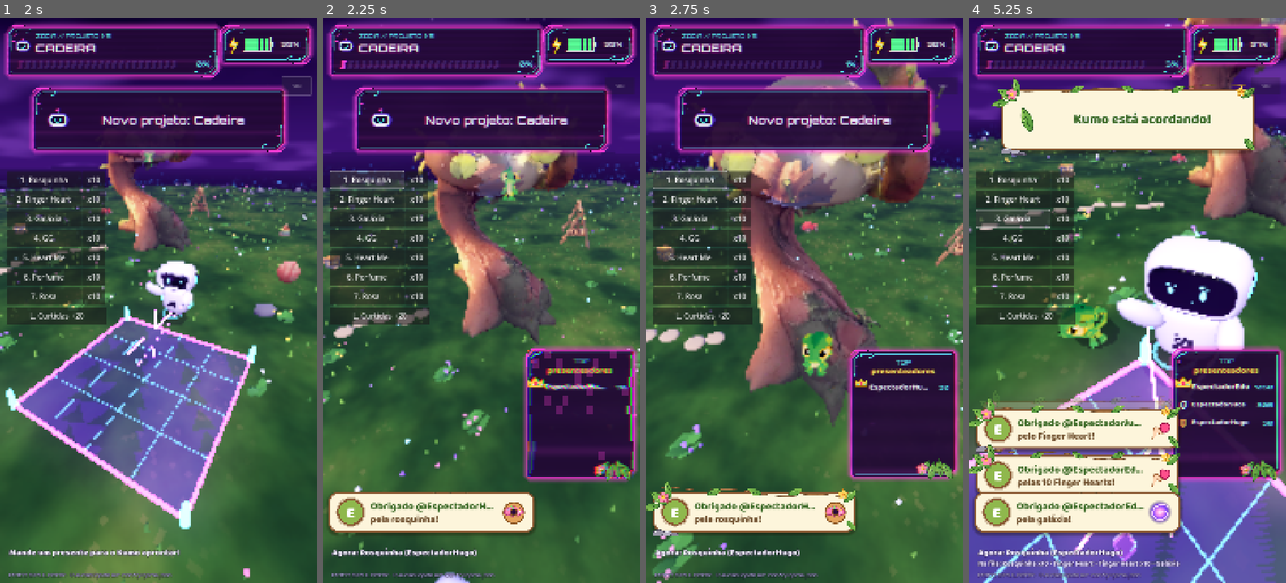
Above: before the commit, frames 1-4 (left to right).
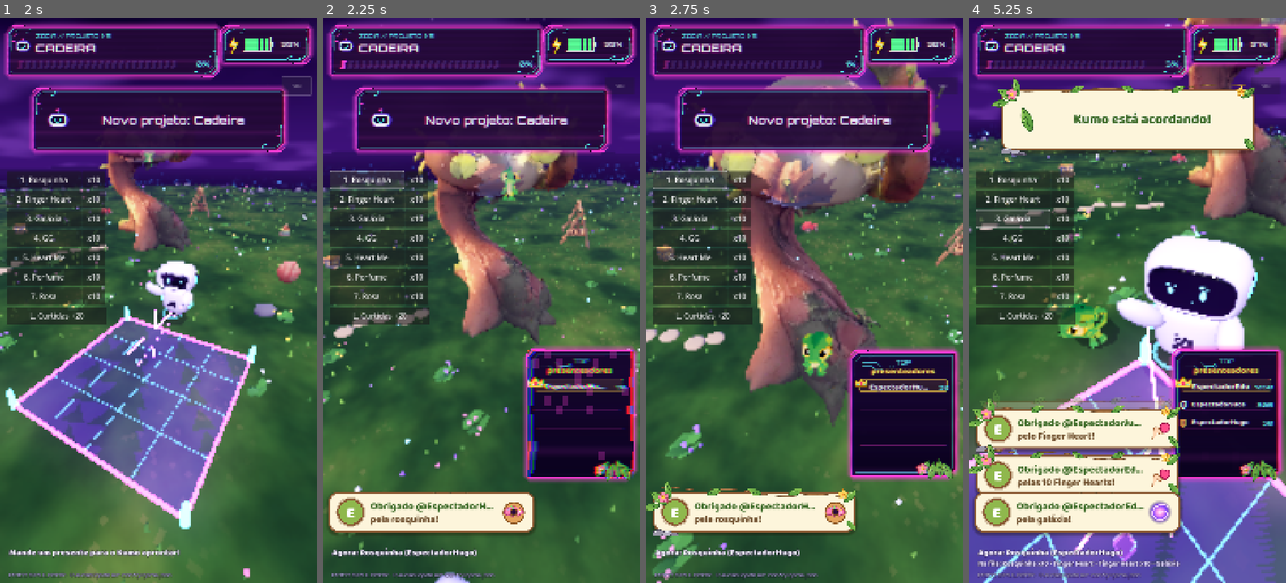
Above: after the commit, the same moments.

Repository: caioSouzl/Kumo-Character
Game: Godot game, scene res://scenes/main.tscn
The game is run twice, just before and just after one commit, with the same random seed, the same clock (stepped at 60 frames per second) and the same inputs.
Inputs:
- Up to frame 1 (2 s): click "SIM" at 0.5 s; click "SIM" at 1.25 s
- Up to frame 2 (2.25 s): click "1. Rosquinha" at 2 s
- Up to frame 3 (2.75 s): no input
- Up to frame 4 (5.25 s): click "x10" at 2.75 s; click "2. Finger Heart" at 3.5 s; click "x10" at 4.25 s; click "3. Galáxia" at 5 s

Frame 1 is identical in both runs. In frame 2, 1.4% of the frame differs, in the area x 64-98%, y 58-82%; in frame 3, 2.2%; in frame 4, 3.0%.

Commit message:
feat(ciberespaco): painel do ranking desenhado em SVG importável
Co-Authored-By: Claude Haiku 5.5 <noreply@anthropic.com>
Claude-Session: https://claude.ai/code/session_01TTv95KrnabEztEi64vjcpb

Diff:
--- /dev/null
+++ b/ciberespaco/assets/ui/paineis/ranking.svg
@@ -0,0 +1,32 @@
+<svg xmlns="http://www.w3.org/2000/svg" width="360" height="430" viewBox="0 0 360 430">
+<defs>
+  <linearGradient id="bg" x1="0" y1="0" x2="0" y2="1">
+    <stop offset="0" stop-color="#1a0836" stop-opacity="0.94"/>
+    <stop offset="1" stop-color="#0b0320" stop-opacity="0.94"/>
+  </linearGradient>
+  <filter id="glow" x="-20%" y="-20%" width="140%" height="140%">
+    <feGaussianBlur stdDeviation="5" result="b"/>
+    <feMerge><feMergeNode in="b"/><feMergeNode in="SourceGraphic"/></feMerge>
+  </filter>
+</defs>
+<!-- painel com cantos chanfrados (ZodIA) -->
+<path d="M26 4 H356 V404 L334 426 H4 V26 Z" fill="url(#bg)" stroke="#ff3dd8" stroke-width="5" stroke-linejoin="miter" filter="url(#glow)"/>
+<path d="M36 16 H346 V396 L326 414 H16 V36 Z" fill="none" stroke="#5ee7ff" stroke-width="2" stroke-opacity="0.55"/>
+<!-- trilhas de circuito no canto -->
+<g fill="none" stroke="#5ee7ff" stroke-width="2.5" stroke-linecap="round" opacity="0.8">
+  <path d="M40 40 H90 L104 54 H140"/>
+  <path d="M40 52 H72 L84 64 H110"/>
+</g>
+<g fill="#0b0320" stroke="#5ee7ff" stroke-width="2"><circle cx="140" cy="54" r="5"/><circle cx="110" cy="64" r="4"/></g>
+<!-- placa de titulo -->
+<rect x="92" y="18" width="176" height="2" fill="#ff3dd8"/>
+<!-- linhas divisorias das linhas do ranking -->
+<g stroke="#ff3dd8" stroke-opacity="0.35" stroke-width="2">
+  <line x1="34" y1="142" x2="326" y2="142"/>
+  <line x1="34" y1="202" x2="326" y2="202"/>
+  <line x1="34" y1="262" x2="326" y2="262"/>
+  <line x1="34" y1="322" x2="326" y2="322"/>
+</g>
+<!-- destaque do 1o lugar -->
+<rect x="30" y="98" width="300" height="40" rx="6" fill="#ffd34d" fill-opacity="0.12" stroke="#ffd34d" stroke-opacity="0.7" stroke-width="2"/>
+</svg>
--- a/ciberespaco/scripts/ui/hud.gd
+++ b/ciberespaco/scripts/ui/hud.gd
@@ -684,6 +684,13 @@
 		_frame = Frame.new()
 		add_child(_frame)
 		_frame.build(Vector2(360, 430), "misto")
+		# painel desenhado em SVG (assets/ui/paineis/ranking.svg): editavel fora do Godot
+		var art := Hud.sprite("paineis/ranking.svg", Vector2(360, 430), Vector2(180, 215))
+		art.stretch_mode = TextureRect.STRETCH_SCALE
+		art.position = Vector2.ZERO
+		art.size = Vector2(360, 430)
+		_frame.content.add_child(art)
+		_frame.content.move_child(art, 0)
 		var c := _frame.content
 		var title := Hud.label("TOP", 22, Hud.zfont(true), Hud.CYAN)
 		title.position = Vector2(0, 22)
Not shown, changed: ciberespaco/docs/DESIGN.md
